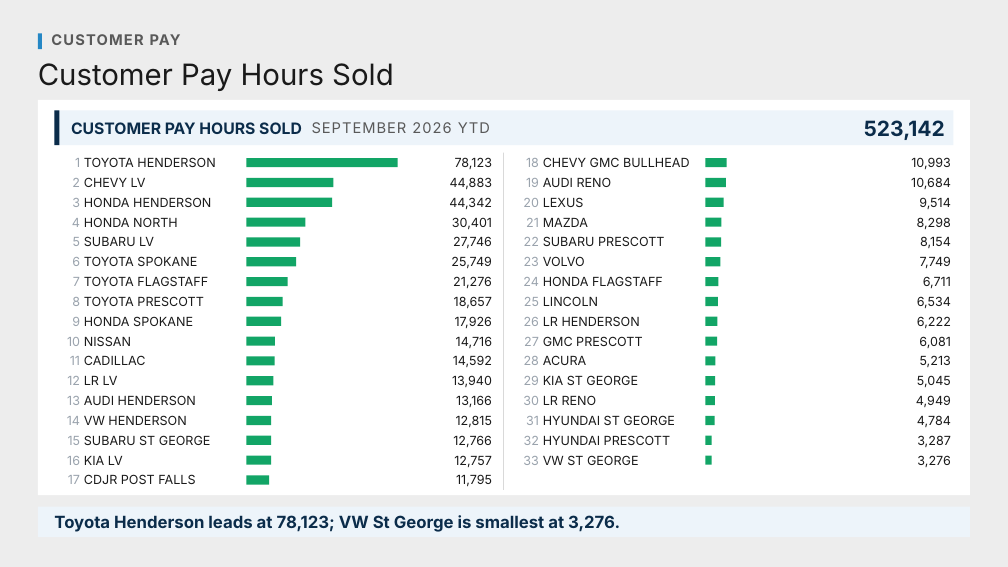
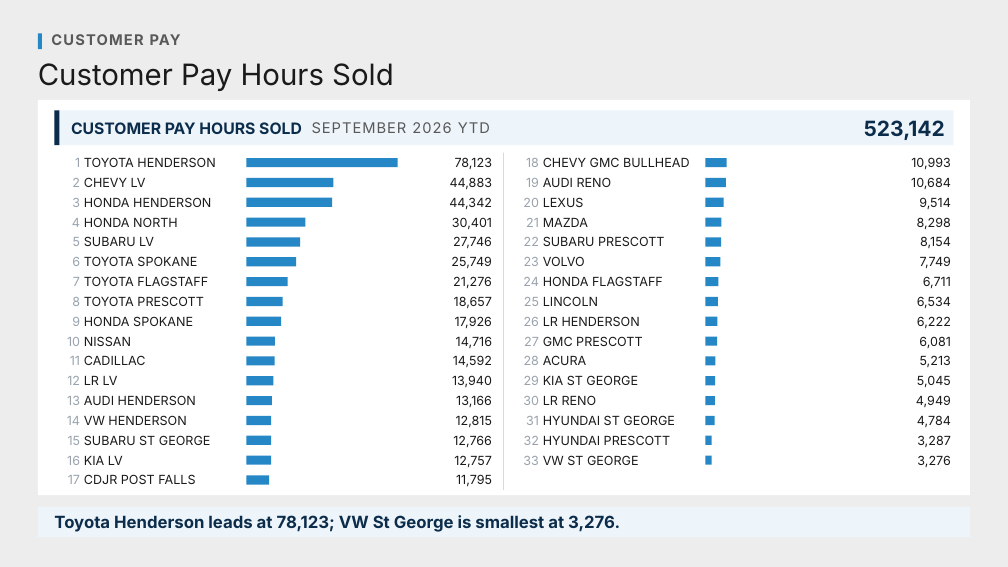
Before and after one commit to Ndresner/Noah, a slide deck: slide 2 of day2-deck/decks/CP Hours & RO a Day - Review.pptx. Drawn at 1008x567 pixels with LibreOffice and Linux fonts; fonts in the diff are those of the drawing. Boxes give left, top, right and bottom in pixels: in the first picture for what was removed or moved away, otherwise in the second. Text is boxed around its words. In the diff, an @@ line names an element or a change of style, - is before the commit and + after.

```diff
--- a/day2-deck/decks/CP Hours & RO a Day - Review.pptx
+++ b/day2-deck/decks/CP Hours & RO a Day - Review.pptx
@@ fill #12A566 to #2587C5 in 33 elements at bbox=[247, 158, 398, 167], bbox=[247, 178, 333, 187], bbox=[247, 198, 333, 207], bbox=[247, 218, 306, 227], bbox=[247, 237, 300, 247], bbox=[247, 257, 296, 266], bbox=[247, 277, 287, 286], bbox=[247, 297, 283, 306], bbox=[247, 317, 281, 326], bbox=[247, 337, 275, 346], bbox=[247, 356, 274, 365], bbox=[247, 377, 274, 386], bbox=[247, 396, 272, 405], bbox=[247, 416, 271, 425], bbox=[247, 436, 271, 445], bbox=[247, 456, 271, 465], bbox=[247, 476, 269, 485], bbox=[706, 158, 727, 167], bbox=[706, 178, 726, 187], bbox=[706, 198, 724, 207], bbox=[706, 218, 721, 227], bbox=[706, 237, 721, 247], bbox=[706, 257, 721, 266], bbox=[706, 277, 718, 286], bbox=[706, 297, 718, 306], bbox=[706, 317, 718, 326], bbox=[706, 337, 718, 346], bbox=[706, 356, 715, 365], bbox=[706, 377, 715, 386], bbox=[706, 396, 715, 405], bbox=[706, 416, 715, 425], bbox=[706, 436, 712, 445], bbox=[706, 456, 712, 465] @@
```
Also in this commit, not shown: 8 other files.
